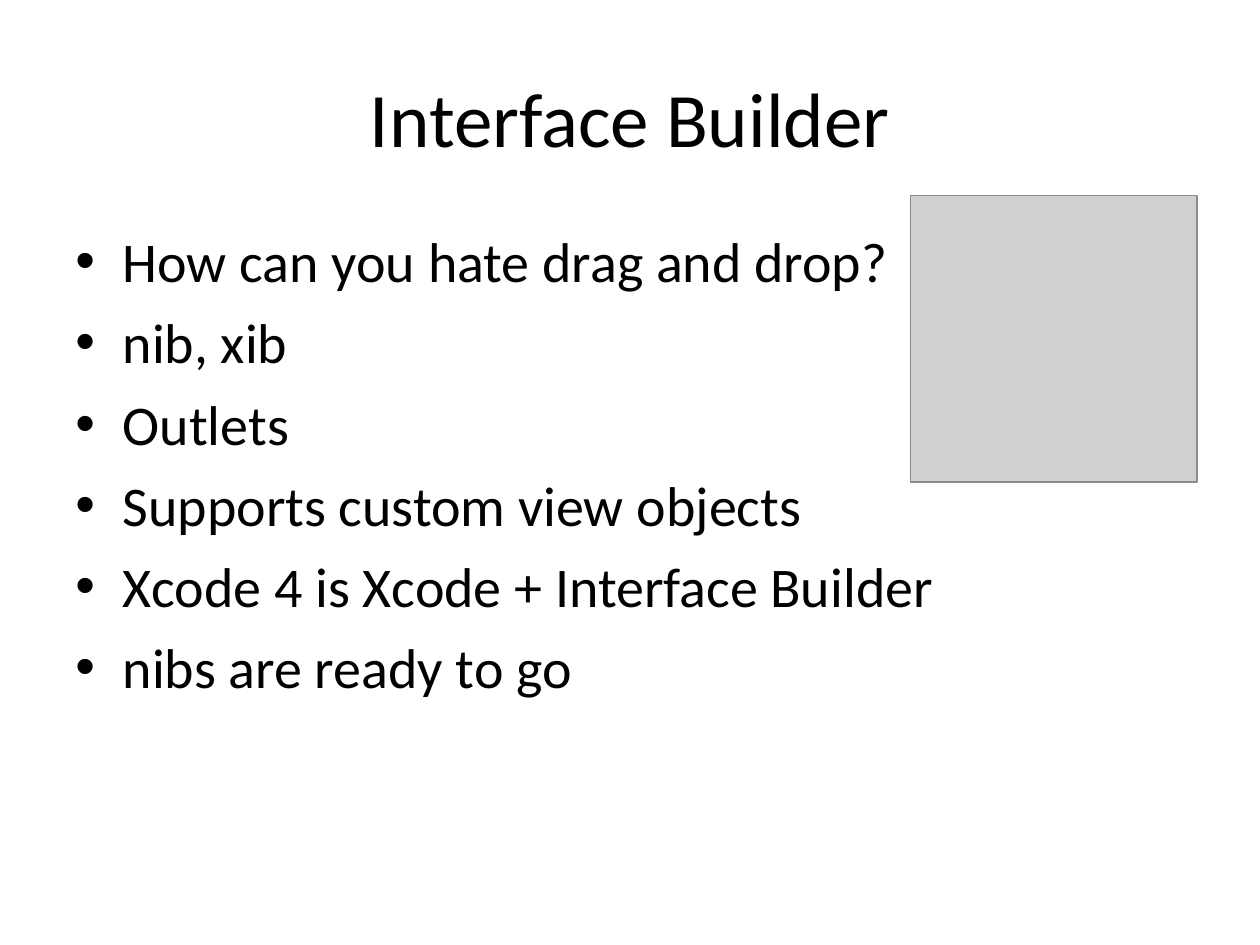
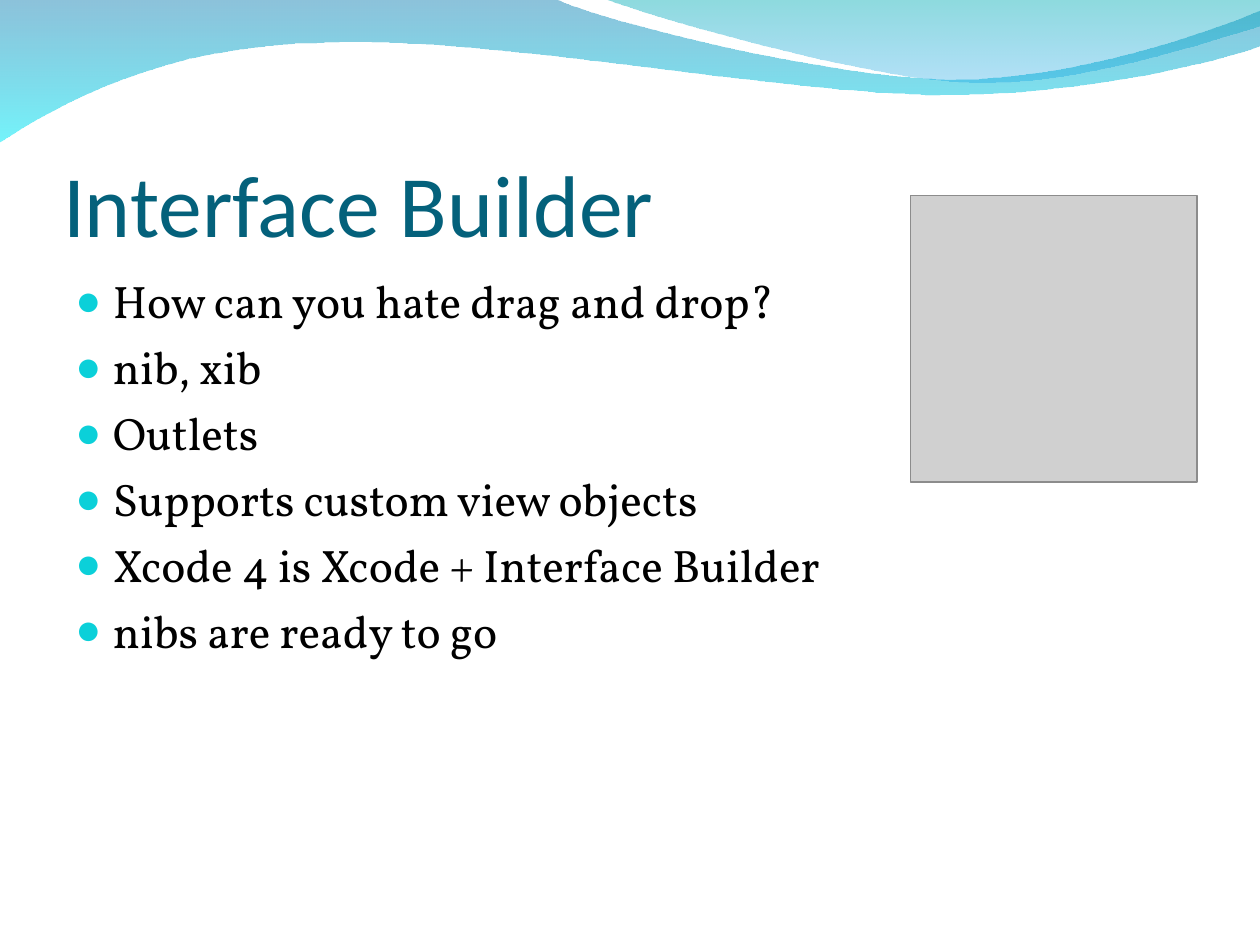
Before and after one commit to allynbauer/Tech-Talk-Cedar-Valley, a slide deck: slide 6 of talks/27Sep2010 - A look at the iPhone/slides/iphone.ppt. Drawn at 1260x945 pixels with LibreOffice and Linux fonts; fonts in the diff are those of the drawing; grey boxes stand for pictures; background and template pictures are left out. Boxes give left, top, right and bottom in pixels: in the first picture for what was removed or moved away, otherwise in the second. Text is boxed around its words. In the diff, an @@ line names an element or a change of style, - is before the commit and + after.

```diff
--- a/talks/27Sep2010 - A look at the iPhone/slides/iphone.ppt
+++ b/talks/27Sep2010 - A look at the iPhone/slides/iphone.ppt
@@ freeform shape added at (0,0,1260,142), fill gradient #0079AF to #00EBF8 @@
@@ freeform shape added at (604,0,1260,87), fill gradient #00ADB6 to #009BE5 @@
@@ title "Interface Builder": place and size @@
-title "Interface Builder" at (370,93,889,148)
+title "Interface Builder" at (63,176,653,238)
@@ title "Interface Builder" at (63,176,653,238): size 44 to 50 pt, text colour #000000 to #04617B; alignment centre to left; vertical alignment middle to bottom @@
@@ text "How can you hate drag ...": place and size @@
-text "How can you hate drag ..." at (123,243,932,698)
+text "How can you hate drag ..." at (113,285,820,660)
@@ text "How can you hate drag ..." at (113,285,820,660): size 32 to 26 pt, font Calibri to Vollkorn; bullet • to ●; less space between paragraphs; bullet colour #000000 to #0BD0D9 @@
```
Also in this commit, not shown: 8 other slides changed, 1 slide added.
